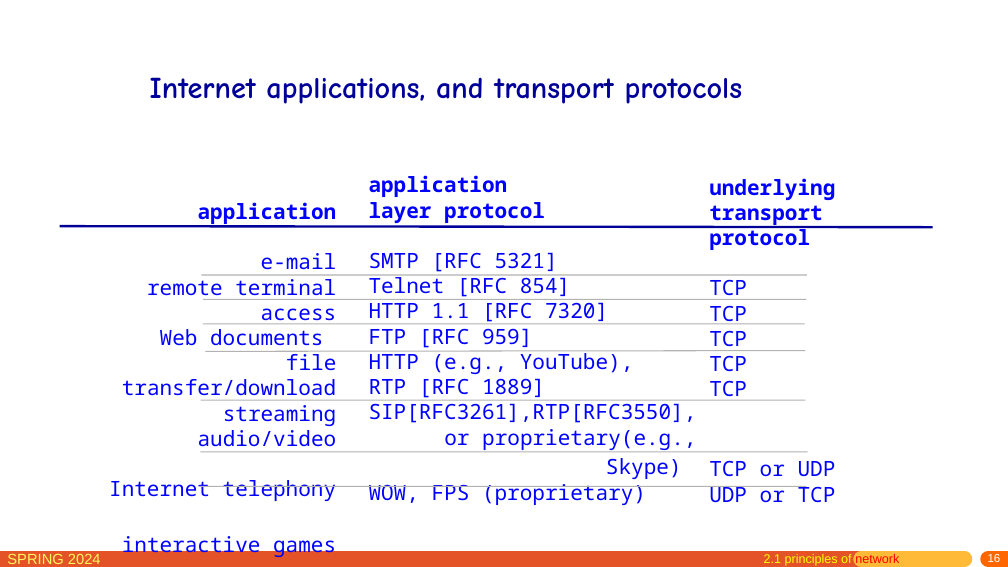
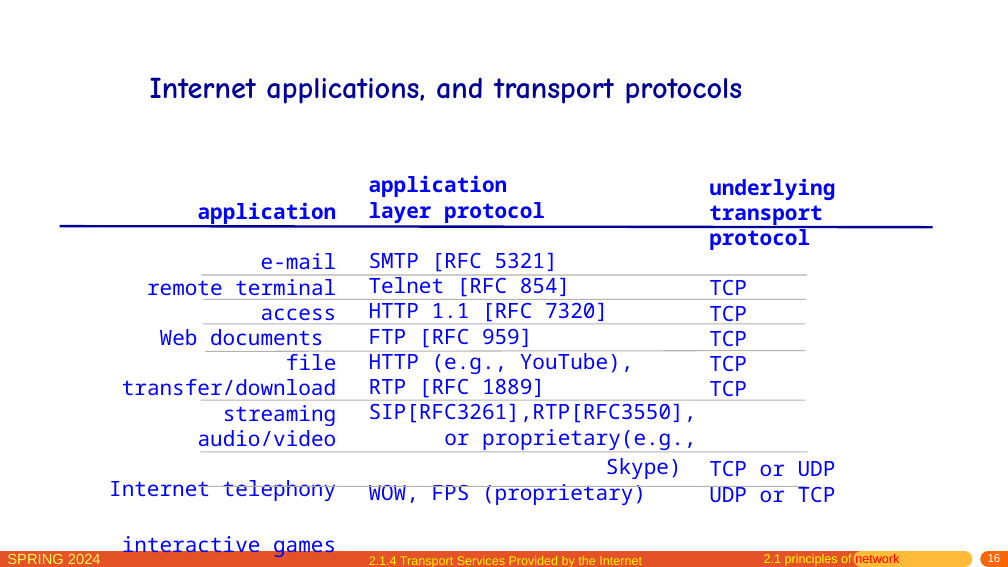
Before and after one commit to network-whu/slides, a slide deck: slide 16 of pptx/chapter2.pptx. Drawn at 1008x567 pixels with LibreOffice and Linux fonts; fonts in the diff are those of the drawing. Boxes give left, top, right and bottom in pixels: in the first picture for what was removed or moved away, otherwise in the second. Text is boxed around its words. In the diff, an @@ line names an element or a change of style, - is before the commit and + after.

```diff
--- a/pptx/chapter2.pptx
+++ b/pptx/chapter2.pptx
@@ text added at [369,556,642,567], 12 pt, text #FFF105 @@
+2.1.4 Transport Services Provided by the Internet
```
Also in this commit, not shown: 14 other slides changed, 1 slide added.
